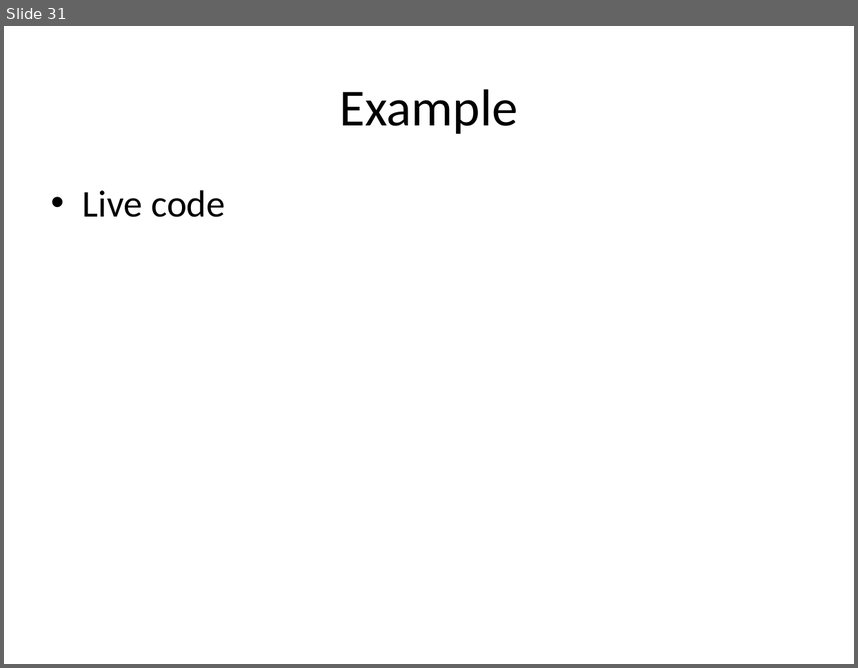
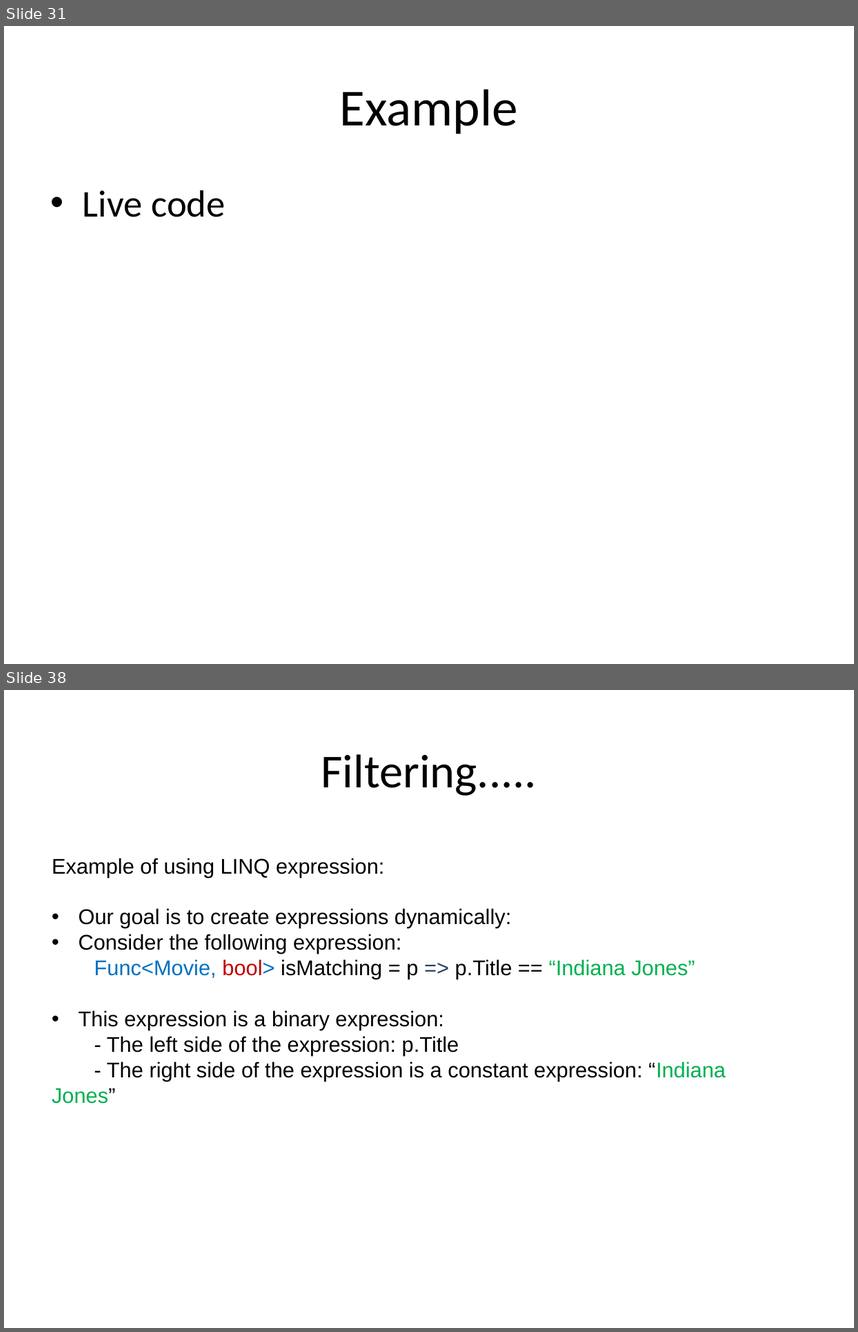
Before and after one commit to hogeschool/Development-5, a slide deck: Lectures/Lecture3/lesson3.pptx. Shown one above the other, each under a label of ours: slide 31 before the commit, slides 31 and 38 after it; the slides between them are not shown. The pictures are 858x668 and 858x1332 pixels, drawn with LibreOffice and Linux fonts; fonts in the diff are those of the drawing. Boxes give left, top, right and bottom in pixels: in the first picture for what was removed or moved away, otherwise in the second. Text is boxed around its words. In the diff, an @@ line names an element or a change of style, - is before the commit and + after.

Commit message:
added filtering

```diff
--- a/Lectures/Lecture3/lesson3.pptx
+++ b/Lectures/Lecture3/lesson3.pptx
@@ slide 38 added at [4, 690, 854, 1328], background #FFFFFF @@
@@ title added at [321, 754, 537, 796], 40 pt, text #000000 @@
+Filtering.....
@@ text added at [52, 858, 726, 1103], 18 pt, text #000000 @@
+Example of using LINQ expression:
+• Our goal is to create expressions dynamically:
+• Consider the following expression:
+Func<Movie, bool> isMatching = p => p.Title == “Indiana Jones”
+  • This expression is a binary expression:
+    - The left side of the expression: p.Title
+    - The right side of the expression is a constant expression: “Indiana Jones”
```
Also in this commit, not shown: 9 slides changed, 3 other slides added, 1 other file.
